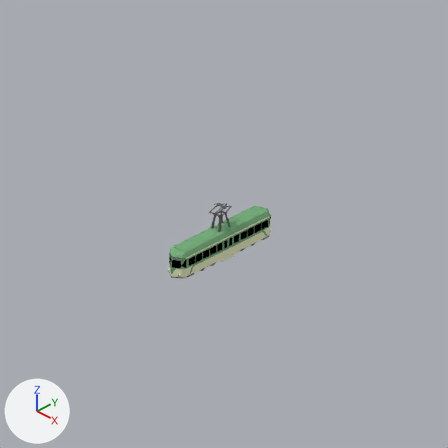
One commit to the Blender file trams/blackpool-brush.blend: the scene before it, then after it.
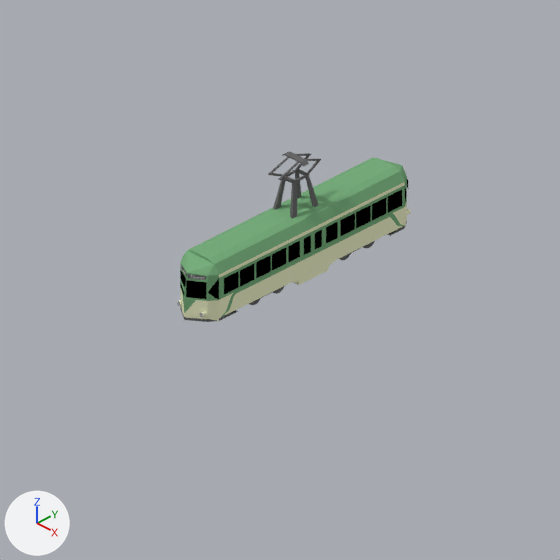
Each version appears first from the file's camera 'Camera', and next in a close-up on the part from 20% to 75% of the width and 30% to 86% of the height. Arrows for +X, +Y and +Z are at lower left; the lights stay in place.
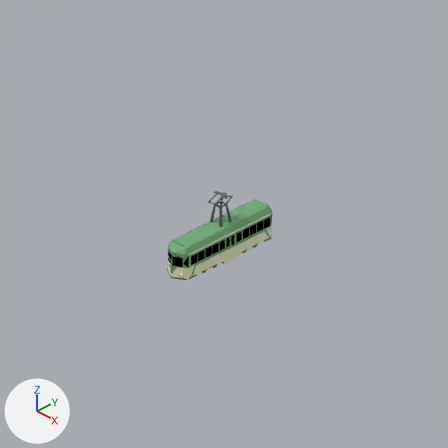
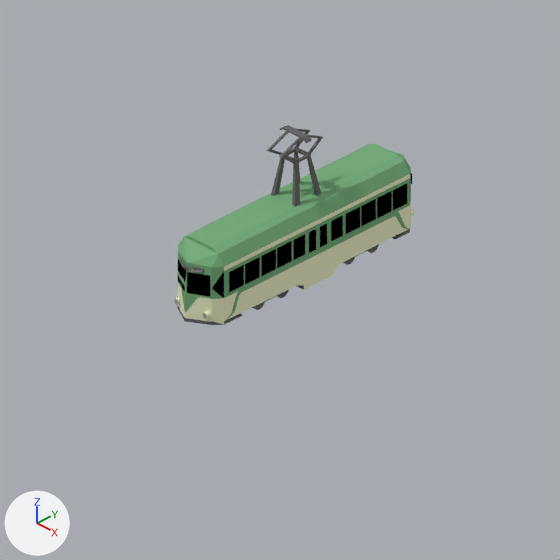
The change, as a diff of the scene's bpy script:
```diff
--- a/trams/blackpool-brush.blend.py
+++ b/trams/blackpool-brush.blend.py
@@ ob_cube_001 @@
 ob_cube_001 = bpy.data.objects.new('Cube.001', me_cube_001)
-ob_cube_001.location = (0.21, -0.26, 1.16)
+ob_cube_001.location = (0.28, -0.26, 1.38)
 ob_cube_001.rotation_euler = (1.571, 0.0, 0.0)  # degrees (90, 0, 0)
-ob_cube_001.scale = (0.623, 0.689, 0.833)
+ob_cube_001.scale = (0.779, 0.862, 0.833)
@@ ob_plane_001 @@
 ob_plane_001 = bpy.data.objects.new('Plane.001', me_plane_003)
-ob_plane_001.location = (-0.23, -0.27, 1.13)
+ob_plane_001.location = (-0.27, -0.27, 1.34)
 ob_plane_001.rotation_euler = (1.571, 0.0, 0.0)  # degrees (90, 0, 0)
-ob_plane_001.scale = (0.623, 0.689, 0.833)
+ob_plane_001.scale = (0.779, 0.862, 0.833)
@@ ob_plane @@
 ob_plane = bpy.data.objects.new('Plane', me_plane)
-ob_plane.location = (0.05, -3.12, 0.78)
+ob_plane.location = (0.08, -3.12, 0.9)
 ob_plane.rotation_euler = (1.571, 0.0, -11.0)  # degrees (90, 0, 90)
-ob_plane.scale = (0.833, 0.689, 0.623)
+ob_plane.scale = (0.833, 0.862, 0.779)
@@ ob_cube @@
 ob_cube = bpy.data.objects.new('Cube', me_cube)
-ob_cube.location = (-0.34, -0.38, 0.78)
+ob_cube.location = (-0.4, -0.38, 0.9)
 ob_cube.rotation_euler = (1.571, 0.0, -11.0)  # degrees (90, 0, 90)
-ob_cube.scale = (0.833, 0.689, 0.538)
+ob_cube.scale = (0.833, 0.862, 0.673)
@@ ob_cylinder_002 @@
 ob_cylinder_002 = bpy.data.objects.new('Cylinder.002', me_cylinder_004)
-ob_cylinder_002.location = (-0.44, 0.95, 0.14)
+ob_cylinder_002.location = (-0.54, 0.95, 0.1)
 ob_cylinder_002.rotation_euler = (1.571, 0.0, -11.0)  # degrees (90, 0, 90)
-ob_cylinder_002.scale = (0.857, 0.689, 0.678)
+ob_cylinder_002.scale = (0.857, 0.862, 0.847)
@@ ob_cylinder_001 @@
 ob_cylinder_001 = bpy.data.objects.new('Cylinder.001', me_cylinder_002)
-ob_cylinder_001.location = (-0.44, -2.09, 0.14)
+ob_cylinder_001.location = (-0.54, -2.09, 0.1)
 ob_cylinder_001.rotation_euler = (1.571, 0.0, -11.0)  # degrees (90, 0, 90)
-ob_cylinder_001.scale = (0.857, 0.689, 0.678)
+ob_cylinder_001.scale = (0.857, 0.862, 0.847)
@@ ob_cube_006 @@
 ob_cube_006 = bpy.data.objects.new('Cube.006', me_cube_005)
-ob_cube_006.location = (-0.04, -0.23, 2.6)
+ob_cube_006.location = (-0.04, -0.23, 3.18)
 ob_cube_006.rotation_euler = (1.571, 0.0, -14.14)  # degrees (90, 0, 270)
-ob_cube_006.scale = (0.394, 0.326, 0.295)
+ob_cube_006.scale = (0.394, 0.408, 0.369)
```

Location of each change, (x1, y1, x2, y2) in pixels of the close-ups (560 x 560 px):
'Cube', moved, rescaled (10% taller)
    before: (180, 158, 407, 322)
    after: (177, 144, 411, 325)
'Plane', moved, rescaled
    before: (224, 190, 402, 294)
    after: (229, 184, 407, 292)
'Cube.006', moved, rescaled (24% taller)
    before: (268, 152, 321, 218)
    after: (267, 125, 323, 207)
'Cube.001', moved, rescaled (9% wider, 25% taller)
    before: (186, 280, 207, 299)
    after: (187, 272, 210, 296)
'Cylinder.001', moved, rescaled
    before: (249, 286, 284, 305)
    after: (252, 290, 289, 310)
'Cylinder.002', moved, rescaled
    before: (339, 241, 375, 260)
    after: (343, 244, 379, 265)
'Plane.001', moved, rescaled
    before: (180, 270, 186, 288)
    after: (178, 260, 186, 281)
